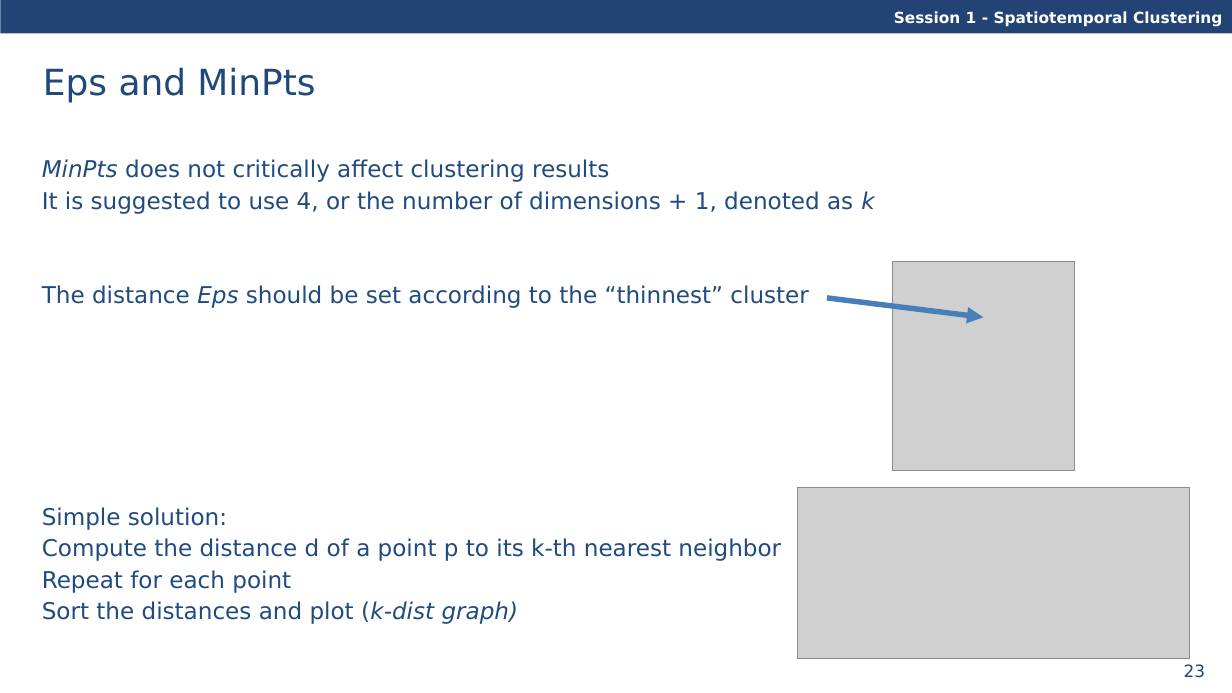
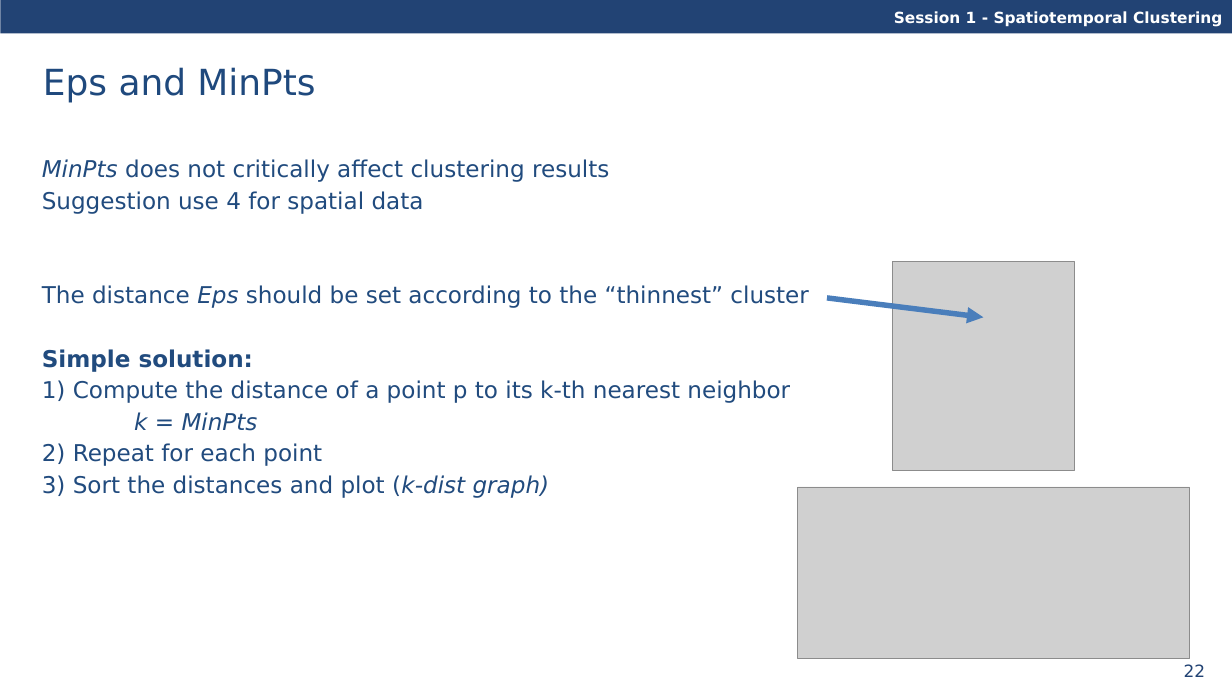
Before and after one commit to davidfrantz/covid19, a slide deck: slide 22 of material/spatio-temporal-clustering.pptx (slide 23 before the commit). Drawn at 1232x693 pixels with LibreOffice and Linux fonts; fonts in the diff are those of the drawing; grey boxes stand for pictures. Boxes give left, top, right and bottom in pixels: in the first picture for what was removed or moved away, otherwise in the second. Text is boxed around its words. In the diff, an @@ line names an element or a change of style, - is before the commit and + after.

```diff
--- a/material/spatio-temporal-clustering.pptx
+++ b/material/spatio-temporal-clustering.pptx
@@ text at <box>42,191,424,214</box>: text changed @@
-It is suggested to use 4, or the number of dimensions + 1, denoted as k
+Suggestion use 4 for spatial data
@@ text at <box>42,349,253,372</box>: bold on in "Simple solution:" @@
@@ text at <box>42,380,790,498</box>: text changed @@
-Compute the distance d of a point p to its k-th nearest neighbor
-Repeat for each point
-Sort the distances and plot (k-dist graph)
+1) Compute the distance of a point p to its k-th nearest neighbor
+k = MinPts
+2) Repeat for each point
+3) Sort the distances and plot (k-dist graph)
@@ page number at <box>1184,664,1206,677</box>: text changed @@
-23
+22
```
Also in this commit, not shown: 23 other slides changed, 5 slides added, 4 slides removed, 1 other file.
